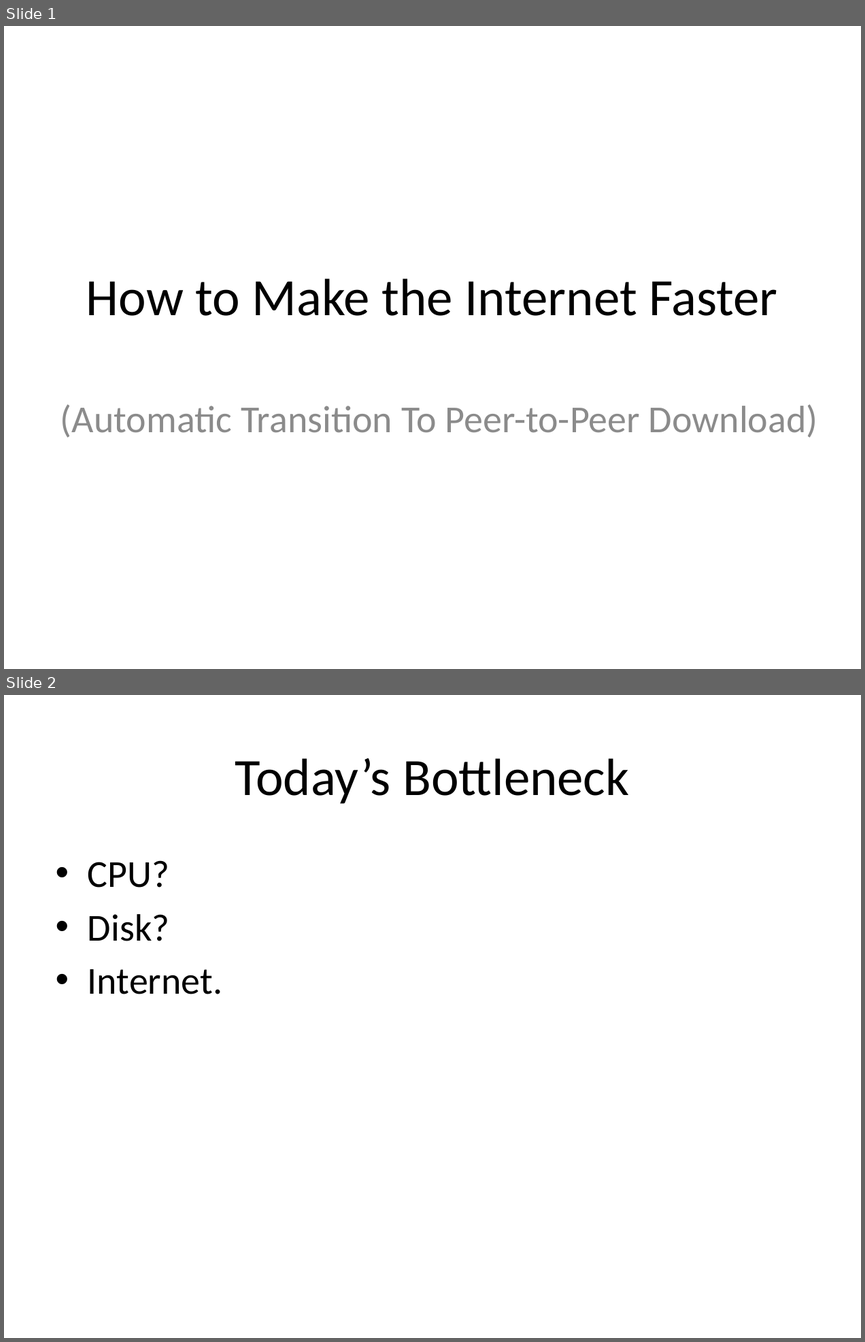
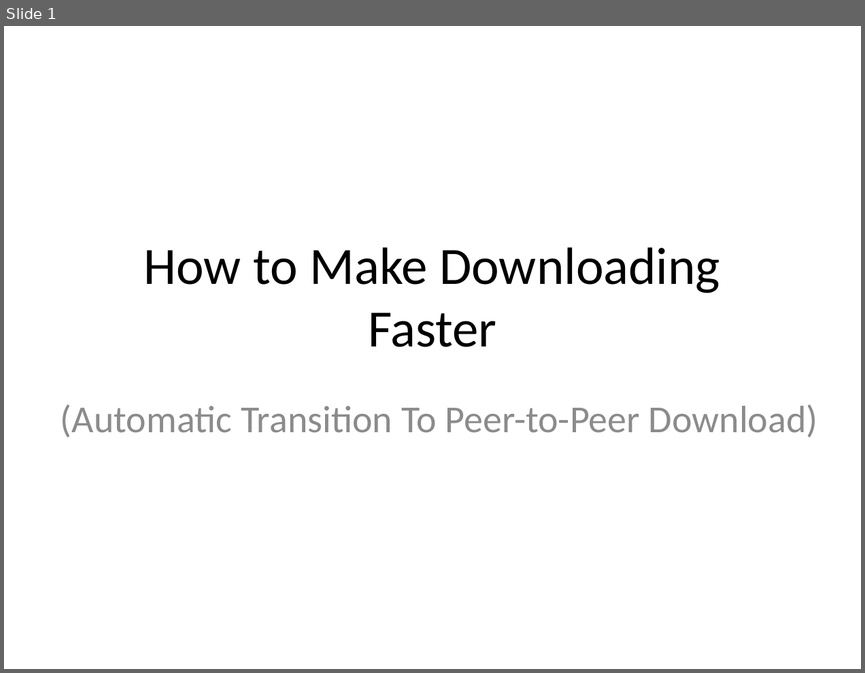
Before and after one commit to rdp/p2pwebclient, a slide deck: thesis_presentation/How to Make the Internet Faster.pptx. Shown one above the other, each under a label of ours: slides 1 and 2 before the commit, slide 1 after it. The pictures are 865x1342 and 865x673 pixels, drawn with LibreOffice and Linux fonts; fonts in the diff are those of the drawing. Boxes give left, top, right and bottom in pixels: in the first picture for what was removed or moved away, otherwise in the second. Text is boxed around its words. In the diff, an @@ line names an element or a change of style, - is before the commit and + after.

```diff
--- a/thesis_presentation/How to Make the Internet Faster.pptx
+++ b/thesis_presentation/How to Make the Internet Faster.pptx
@@ slide 2 removed at (4,695,861,1338), background #FFFFFF @@
@@ title removed at (235,758,629,804) @@
-Today’s Bottleneck
@@ text removed at (88,860,222,994) @@
-• CPU?
-• Disk?
-• Internet.
@@ slide 1 changed as well @@
@@ title at (144,247,720,347): text changed @@
-How to Make the Internet Faster
+How to Make Downloading Faster
```
Also in this commit, not shown: 6 slides added, 4 other files.
